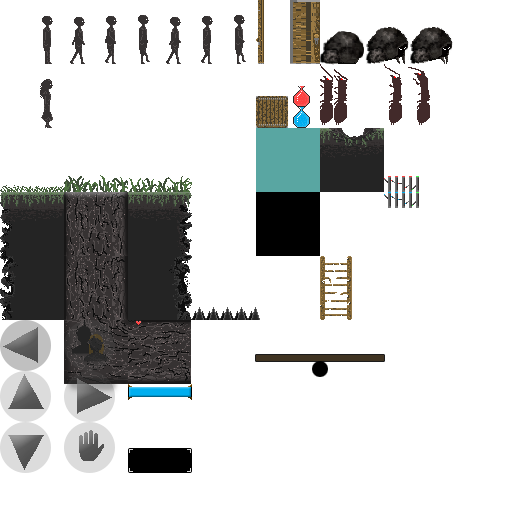
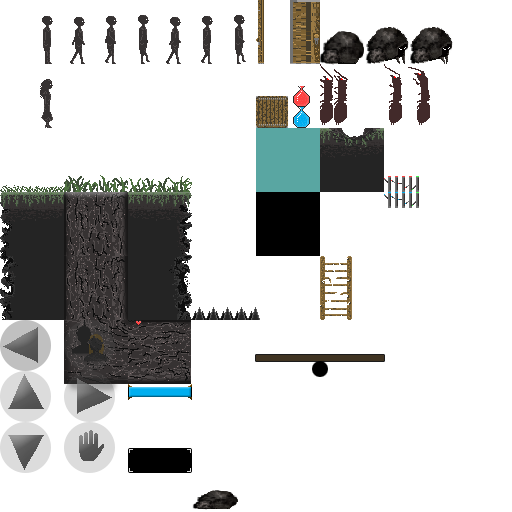
Comparing the layer stacks of the two 512×512 images. Changes:
added layer "rock copy 2" in group "Objects" over [192, 490, 238, 510]
